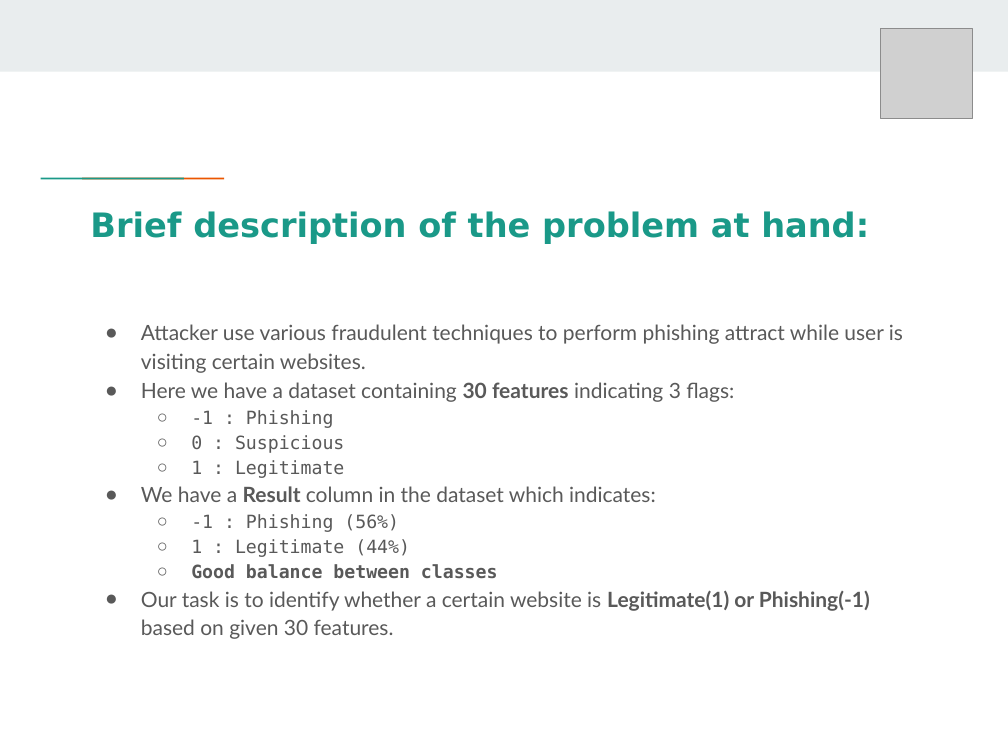
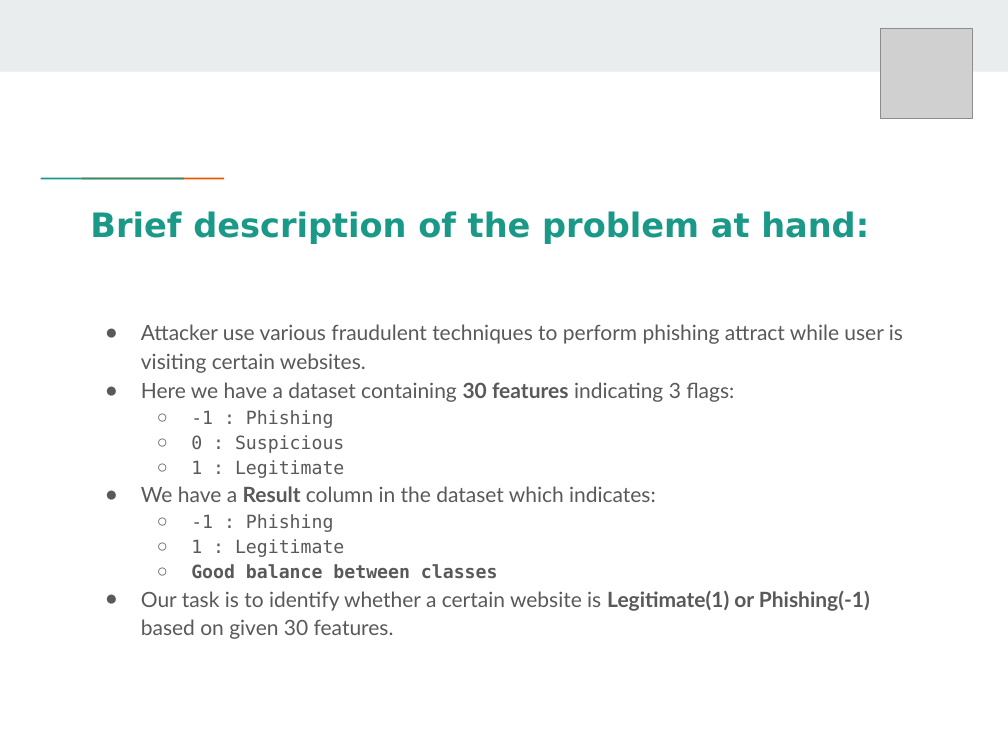
Before and after one commit to Redcof/HPE_Machine_Learning_Hackathon_CG_2022, a slide deck: slide 2 of HPE_Machine_Learning_Hackathon_CG_2022.pptx. Drawn at 1008x756 pixels with LibreOffice and Linux fonts; fonts in the diff are those of the drawing; grey boxes stand for pictures. Boxes give left, top, right and bottom in pixels: in the first picture for what was removed or moved away, otherwise in the second. Text is boxed around its words. In the diff, an @@ line names an element or a change of style, - is before the commit and + after.

```diff
--- a/HPE_Machine_Learning_Hackathon_CG_2022.pptx
+++ b/HPE_Machine_Learning_Hackathon_CG_2022.pptx
@@ text at (191,514,344,557): text changed @@
-  ○ -1 : Phishing (56%)
-  ○ 1 : Legitimate (44%)
+  ○ -1 : Phishing
+  ○ 1 : Legitimate
```
Also in this commit, not shown: 5 other slides changed, 1 slide added, 36 other files.
